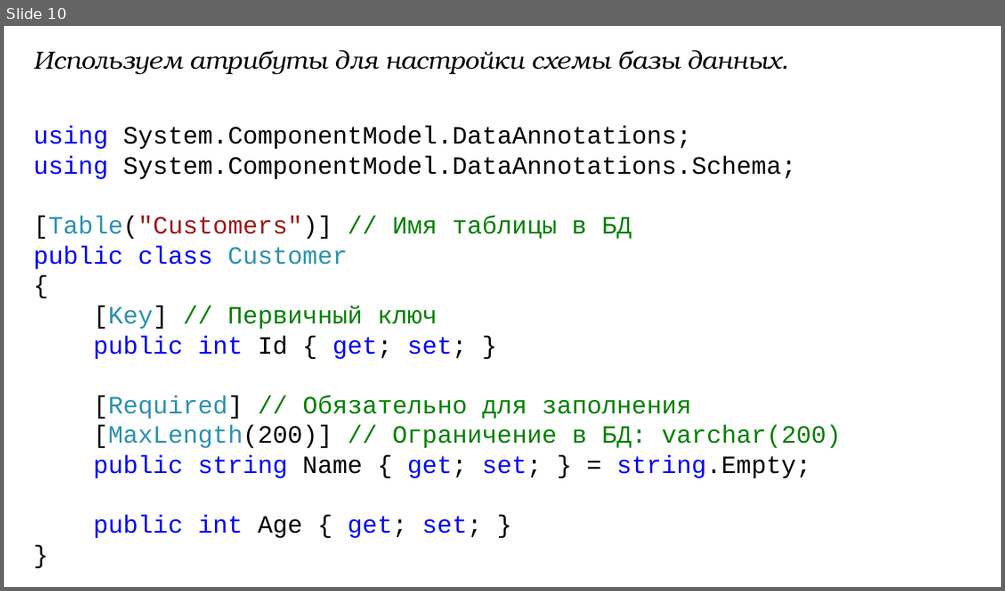
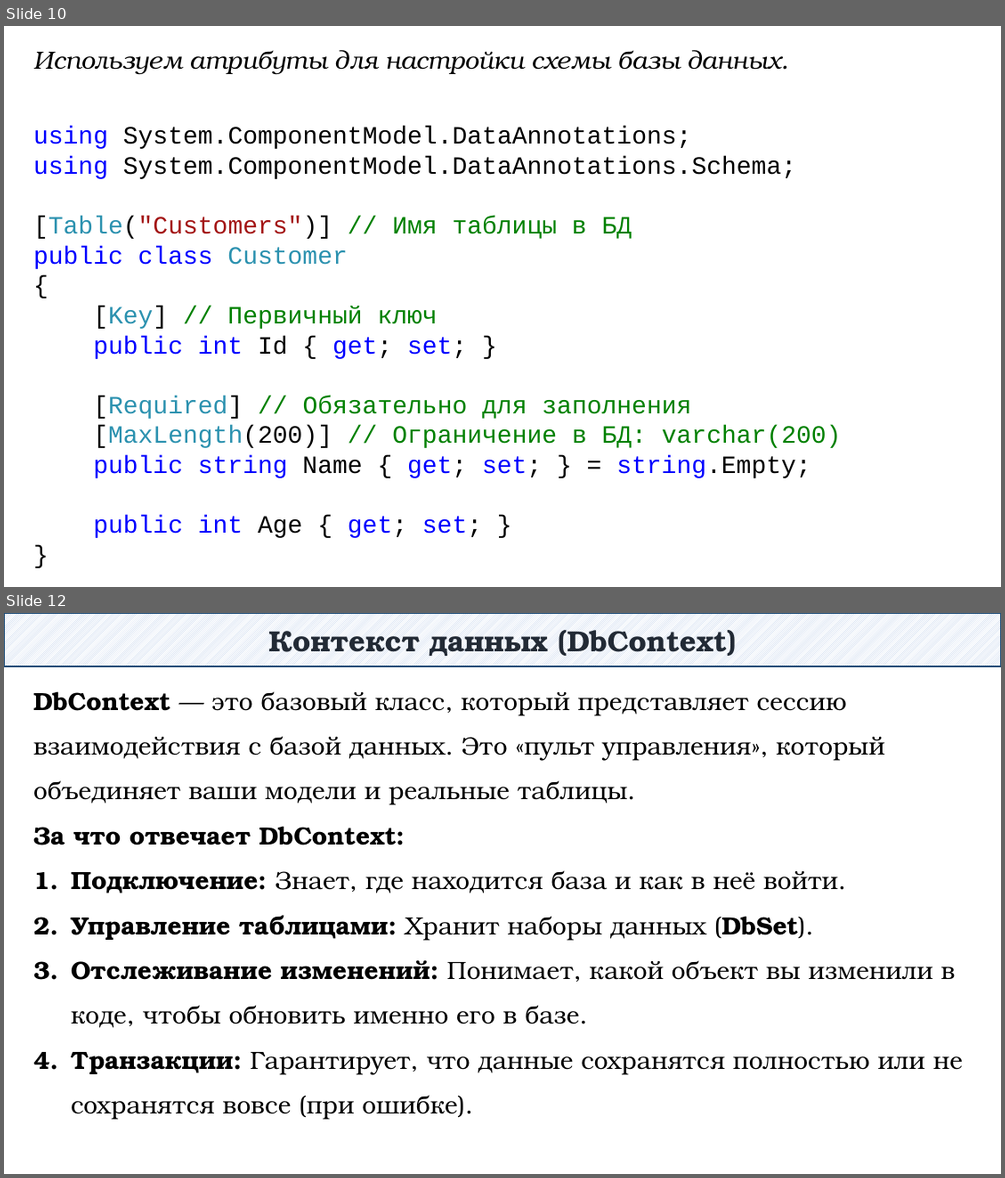
Before and after one commit to DaniilKlyukin/OOP-6, a slide deck: Лекции/ООП 2 лек 6.pptx. Shown one above the other, each under a label of ours: slide 10 before the commit, slides 10 and 12 after it; the slides between them are not shown. The pictures are 1005x591 and 1005x1178 pixels, drawn with LibreOffice and Linux fonts; fonts in the diff are those of the drawing. Boxes give left, top, right and bottom in pixels: in the first picture for what was removed or moved away, otherwise in the second. Text is boxed around its words. In the diff, an @@ line names an element or a change of style, - is before the commit and + after.

```diff
--- a/Лекции/ООП 2 лек 6.pptx
+++ b/Лекции/ООП 2 лек 6.pptx
@@ slide 12 added at box(4, 613, 1001, 1174), background #FFFFFF @@
@@ rectangle added at box(4, 613, 1001, 666), fill pattern #B4C7E7 on #FFFFFF, outline #1F4E79 1.25 pt, 28 pt, text #222A35, bold @@
+Контекст данных (DbContext)
@@ text added at box(33, 691, 963, 1119), 24 pt, text #000000 @@
+DbContext — это базовый класс, который представляет сессию взаимодействия с базой данных. Это «пульт управления», который объединяет ваши модели и реальные таблицы.
+За что отвечает DbContext:
+1. Подключение: Знает, где находится база и как в неё войти.
+2. Управление таблицами: Хранит наборы данных (DbSet).
+3. Отслеживание изменений: Понимает, какой объект вы изменили в коде, чтобы обновить именно его в базе.
+4. Транзакции: Гарантирует, что данные сохранятся полностью или не сохранятся вовсе (при ошибке).
```
Also in this commit, not shown: 2 slides changed, 19 other slides added, 1 slide removed.
